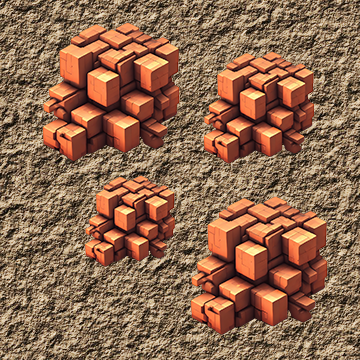
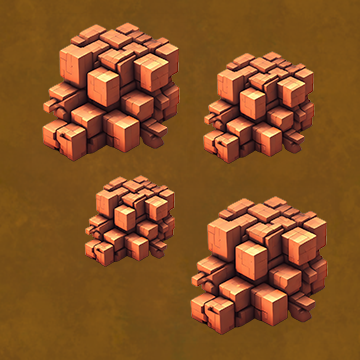
Revision of a layered w=360, h=360 image; what changed, layer by layer:
added layer "Layer 6" above "Layer 5" over <box>0,0,360,360</box>
hid "Background" over <box>0,0,360,360</box>
